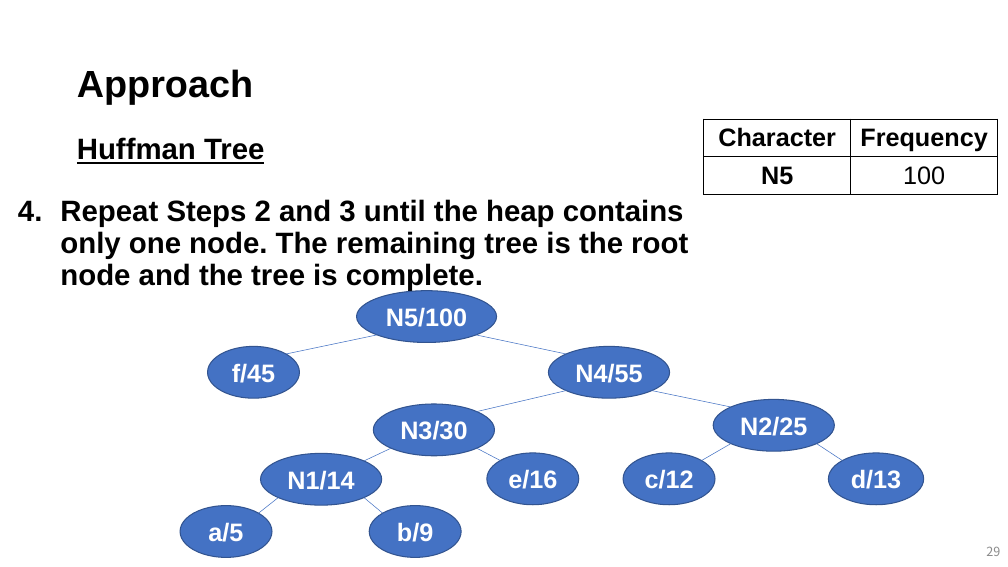
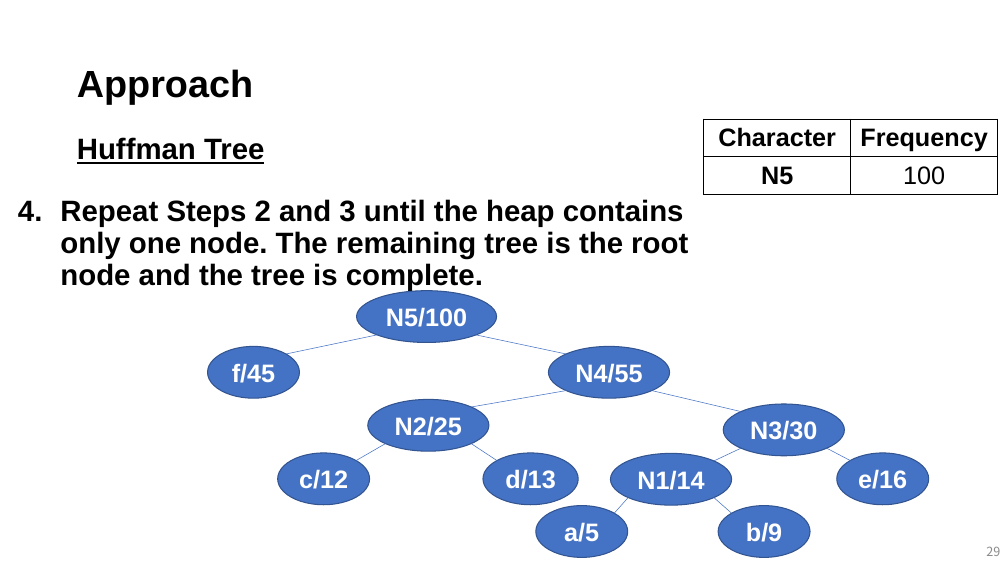
Before and after one commit to mlailab-skku/mlailab-skku.github.io, a slide deck: slide 29 of files/greedy_algorithm.pptm. Drawn at 1008x567 pixels with LibreOffice and Linux fonts; fonts in the diff are those of the drawing. Boxes give left, top, right and bottom in pixels: in the first picture for what was removed or moved away, otherwise in the second. Text is boxed around its words. In the diff, an @@ line names an element or a change of style, - is before the commit and + after.

```diff
--- a/files/greedy_algorithm.pptm
+++ b/files/greedy_algorithm.pptm
@@ line moved from (566, 391) - (477, 411) to (566, 391) - (471, 407) @@
@@ line moved from (652, 391) - (731, 407) to (652, 391) - (741, 411) @@
@@ line moved from (391, 448) - (364, 461) to (386, 444) - (356, 461) @@
@@ line moved from (477, 448) - (501, 461) to (471, 444) - (497, 461) @@
@@ line moved from (731, 444) - (702, 461) to (741, 448) - (714, 461) @@
@@ line moved from (817, 444) - (842, 461) to (827, 448) - (851, 461) @@
@@ 3 ellipses: place and size @@
-3 ellipses at [623, 399, 924, 504]
+3 ellipses at [278, 399, 578, 504]
@@ ellipse "a/5": place and size @@
-ellipse "a/5" at [180, 506, 272, 557]
+ellipse "a/5" at [536, 506, 628, 557]
@@ line moved from (278, 498) - (259, 513) to (628, 498) - (615, 513) @@
@@ 4 ellipses, 1 line: place and size @@
-4 ellipses, 1 line at [261, 404, 579, 557]
+4 ellipses, 1 line at [610, 404, 929, 557]
```
Also in this commit, not shown: 3 other slides changed, 10 other files.
